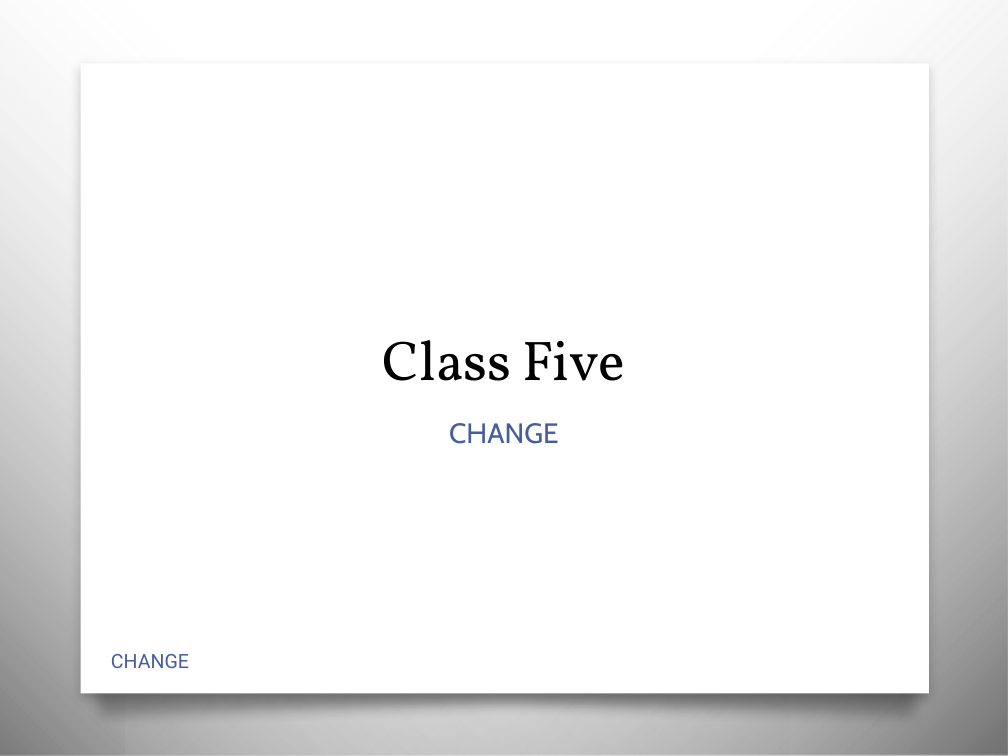
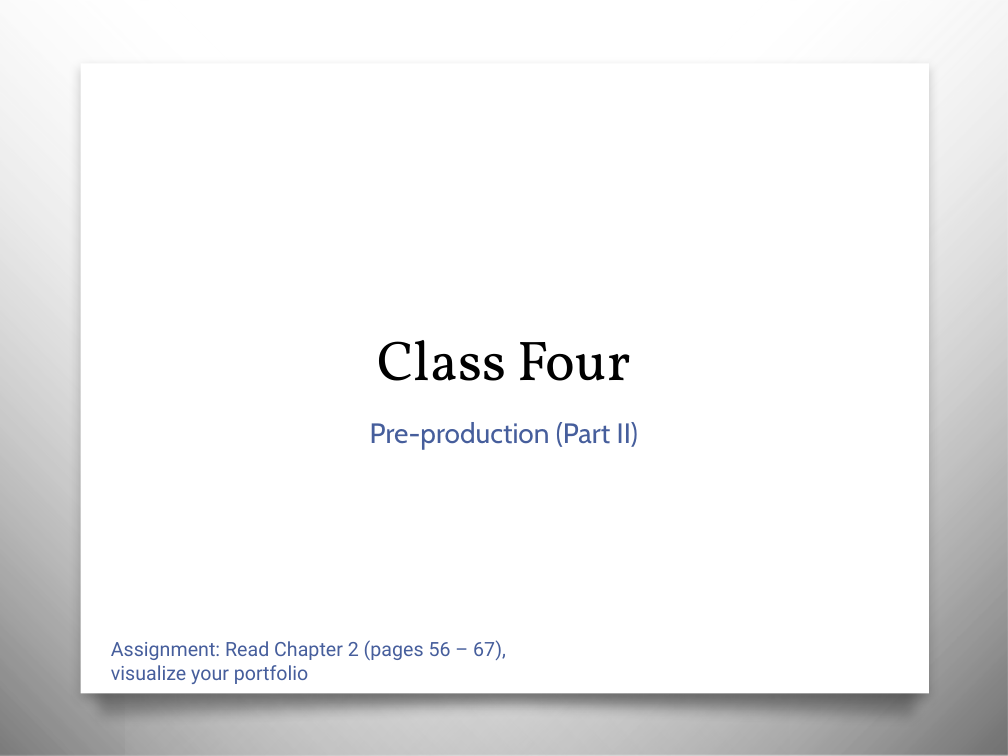
Before and after one commit to awayken/USF-ART329, a slide deck: slide 40 of slides/classthree/slides.pptx (slide 34 before the commit). Drawn at 1008x756 pixels with LibreOffice and Linux fonts; fonts in the diff are those of the drawing; background and template pictures are left out. Boxes give left, top, right and bottom in pixels: in the first picture for what was removed or moved away, otherwise in the second. Text is boxed around its words. In the diff, an @@ line names an element or a change of style, - is before the commit and + after.

Commit message:
Tweaked slides for class three.

```diff
--- a/slides/classthree/slides.pptx
+++ b/slides/classthree/slides.pptx
@@ title at (377,340,630,381): text changed @@
-Class Five
+Class Four
@@ text at (370,422,638,450): text changed @@
-CHANGE
+Pre-production (Part II)
@@ text at (111,640,506,684): text changed @@
-CHANGE
+Assignment: Read Chapter 2 (pages 56 – 67),
+visualize your portfolio
```
Also in this commit, not shown: 7 other slides changed, 25 slides added, 19 slides removed.
